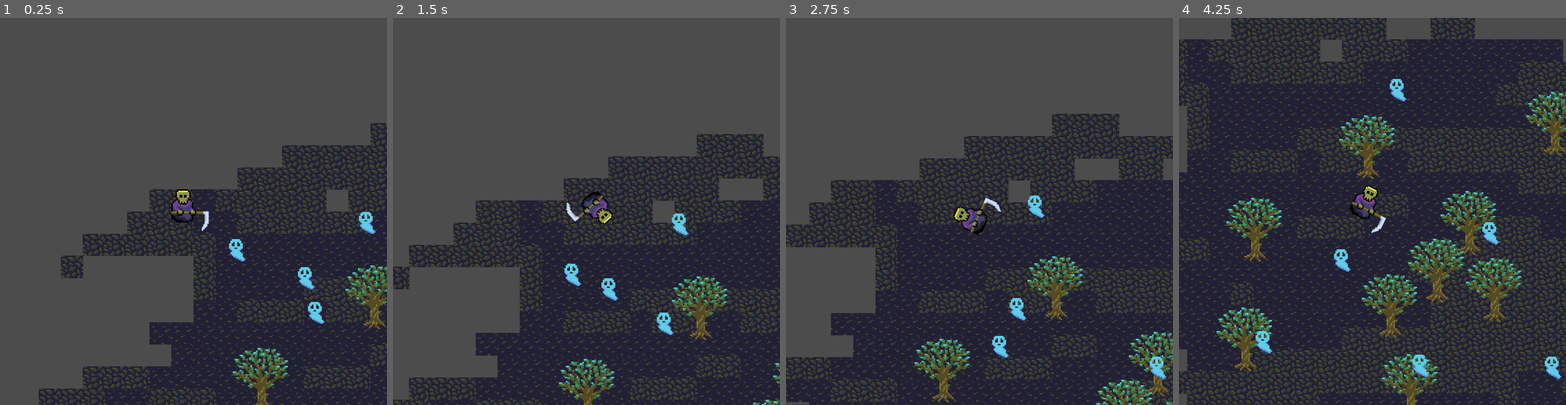
Above: before the commit, frames 1-4 (left to right).
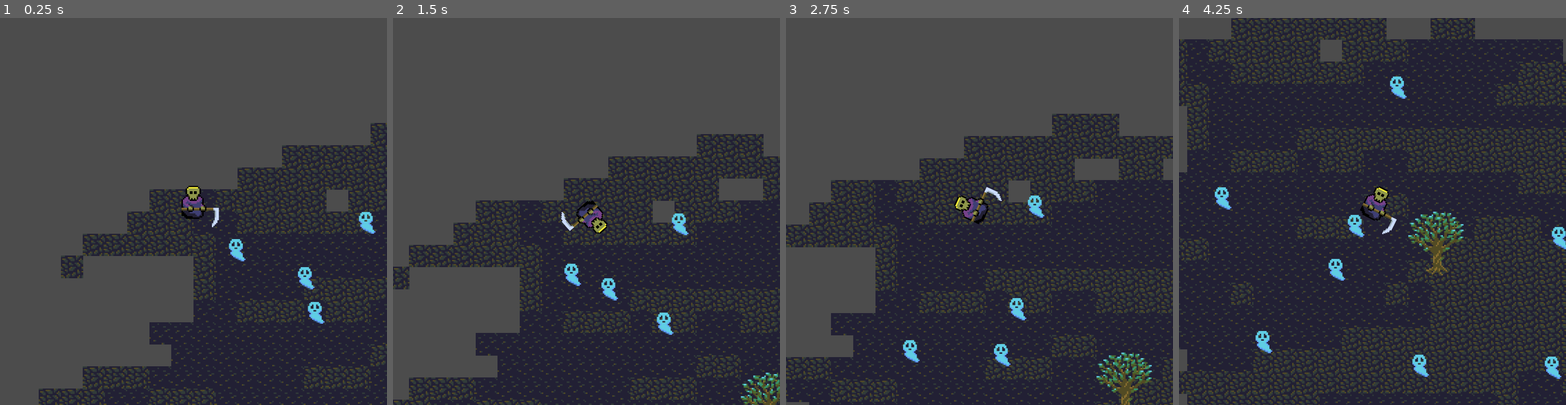
Above: after the commit, the same moments.

Repository: Tinsuit/GrimHarvester
Game: Godot game, scene res://Forest.tscn
The game is run twice, just before and just after one commit, with the same random seed, the same clock (stepped at 60 frames per second) and the same inputs.
Inputs (mouse positions are in pixels of both pictures, inside the frame that each line leads up to):
- Up to frame 1 (0.25 s): no input
- Up to frame 2 (1.5 s): move the mouse to (671, 192) at 0.52 s; click (671, 192) at 0.67 s; drag from (509, 230) to (601, 296) at 1.27 s
- Up to frame 3 (2.75 s): move the mouse to (1018, 126) at 2.02 s; click (1018, 126) at 2.17 s
- Up to frame 4 (4.25 s): drag from (1353, 288) to (1391, 346) at 2.77 s; move the mouse to (1488, 269) at 3.52 s; click (1488, 269) at 3.67 s

The runs differ from the first frame. In frame 1, 2.4% of the frame differs, in the area x 44-100%, y 43-100%; in frame 2, 2.9%; in frame 3, 4.8%; in frame 4, 10%, in the area x 9-100%, y 15-100%.

Commit message:
tree ysort

Diff:
--- a/project/Forest.tscn
+++ b/project/Forest.tscn
@@ -66,7 +66,7 @@
 height = 24.0
 
 [sub_resource type="RectangleShape2D" id=2]
-extents = Vector2( 8.5, 4.5 )
+extents = Vector2( 19.5, 9 )
 
 [node name="Forest" type="Node2D"]
 script = ExtResource( 3 )
@@ -78,20 +78,21 @@
 format = 1
 tile_data = PoolIntArray( -262136, 1, 0, -262135, 1, 0, -262134, 1, 0, -196604, 1, 0, -196603, 1, 0, -196602, 1, 0, -19 …(9735 unchanged characters)…
 
-[node name="PlayerGrim" type="KinematicBody2D" parent="."]
+[node name="Trees" type="YSort" parent="."]
+
+[node name="PlayerGrim" type="KinematicBody2D" parent="Trees"]
 script = ExtResource( 1 )
 
-[node name="AnimatedSprite" type="AnimatedSprite" parent="PlayerGrim"]
+[node name="AnimatedSprite" type="AnimatedSprite" parent="Trees/PlayerGrim"]
+position = Vector2( 22, -8 )
 frames = SubResource( 8 )
 
-[node name="CollisionShape2D" type="CollisionShape2D" parent="PlayerGrim"]
-position = Vector2( -22, -12 )
+[node name="CollisionShape2D" type="CollisionShape2D" parent="Trees/PlayerGrim"]
+position = Vector2( 0, -20 )
 shape = SubResource( 4 )
 
-[node name="Camera2D" type="Camera2D" parent="PlayerGrim"]
+[node name="Camera2D" type="Camera2D" parent="Trees/PlayerGrim"]
 current = true
-
-[node name="Trees" type="Node2D" parent="."]
 
 [node name="Tree" type="StaticBody2D" parent="Trees"]
 position = Vector2( 543, 454 )
@@ -100,205 +101,10 @@
 }
 
 [node name="CollisionShape2D" type="CollisionShape2D" parent="Trees/Tree"]
-position = Vector2( 0.5, 19.5 )
 shape = SubResource( 2 )
 
-[node name="Sprite" type="Sprite" parent="Trees/Tree"]
-texture = ExtResource( 6 )
-
-[node name="Tree2" type="StaticBody2D" parent="Trees"]
-position = Vector2( 543, 454 )
-__meta__ = {
-"_edit_group_": true
-}
-
-[node name="CollisionShape2D" type="CollisionShape2D" parent="Trees/Tree2"]
-position = Vector2( 0.5, 19.5 )
-shape = SubResource( 2 )
-
-[node name="Sprite" type="Sprite" parent="Trees/Tree2"]
-texture = ExtResource( 6 )
-
-[node name="Tree3" type="StaticBody2D" parent="Trees"]
-position = Vector2( 969, 776 )
-__meta__ = {
-"_edit_group_": true
-}
-
-[node name="CollisionShape2D" type="CollisionShape2D" parent="Trees/Tree3"]
-position = Vector2( 0.5, 19.5 )
-shape = SubResource( 2 )
-
-[node name="Sprite" type="Sprite" parent="Trees/Tree3"]
-texture = ExtResource( 6 )
-
-[node name="Tree4" type="StaticBody2D" parent="Trees"]
-position = Vector2( 668, 496 )
-__meta__ = {
-"_edit_group_": true
-}
-
-[node name="CollisionShape2D" type="CollisionShape2D" parent="Trees/Tree4"]
-position = Vector2( 0.5, 19.5 )
-shape = SubResource( 2 )
-
-[node name="Sprite" type="Sprite" parent="Trees/Tree4"]
-texture = ExtResource( 6 )
-
-[node name="Tree5" type="StaticBody2D" parent="Trees"]
-position = Vector2( 613, 350 )
-__meta__ = {
-"_edit_group_": true
-}
-
-[node name="CollisionShape2D" type="CollisionShape2D" parent="Trees/Tree5"]
-position = Vector2( 0.5, 19.5 )
-shape = SubResource( 2 )
-
-[node name="Sprite" type="Sprite" parent="Trees/Tree5"]
-texture = ExtResource( 6 )
-
-[node name="Tree6" type="StaticBody2D" parent="Trees"]
-position = Vector2( 442, 531 )
-__meta__ = {
-"_edit_group_": true
-}
-
-[node name="CollisionShape2D" type="CollisionShape2D" parent="Trees/Tree6"]
-position = Vector2( 0.5, 19.5 )
-shape = SubResource( 2 )
-
-[node name="Sprite" type="Sprite" parent="Trees/Tree6"]
-texture = ExtResource( 6 )
-
-[node name="Tree7" type="StaticBody2D" parent="Trees"]
-position = Vector2( 1358, 613 )
-__meta__ = {
-"_edit_group_": true
-}
-
-[node name="CollisionShape2D" type="CollisionShape2D" parent="Trees/Tree7"]
-position = Vector2( 0.5, 19.5 )
-shape = SubResource( 2 )
-
-[node name="Sprite" type="Sprite" parent="Trees/Tree7"]
-texture = ExtResource( 6 )
-
-[node name="Tree8" type="StaticBody2D" parent="Trees"]
-position = Vector2( 1248, 61 )
-__meta__ = {
-"_edit_group_": true
-}
-
-[node name="CollisionShape2D" type="CollisionShape2D" parent="Trees/Tree8"]
-position = Vector2( 0.5, 19.5 )
-shape = SubResource( 2 )
-
-[node name="Sprite" type="Sprite" parent="Trees/Tree8"]
-texture = ExtResource( 6 )
-
-[node name="Tree9" type="StaticBody2D" parent="Trees"]
-position = Vector2( 1066, 333 )
-__meta__ = {
-"_edit_group_": true
-}
-
-[node name="CollisionShape2D" type="CollisionShape2D" parent="Trees/Tree9"]
-position = Vector2( 0.5, 19.5 )
-shape = SubResource( 2 )
-
-[node name="Sprite" type="Sprite" parent="Trees/Tree9"]
-texture = ExtResource( 6 )
-
-[node name="Tree10" type="StaticBody2D" parent="Trees"]
-position = Vector2( 799, 135 )
-__meta__ = {
-"_edit_group_": true
-}
-
-[node name="CollisionShape2D" type="CollisionShape2D" parent="Trees/Tree10"]
-position = Vector2( 0.5, 19.5 )
-shape = SubResource( 2 )
-
-[node name="Sprite" type="Sprite" parent="Trees/Tree10"]
-texture = ExtResource( 6 )
-
-[node name="Tree11" type="StaticBody2D" parent="Trees"]
-position = Vector2( 127, 603 )
-__meta__ = {
-"_edit_group_": true
-}
-
-[node name="CollisionShape2D" type="CollisionShape2D" parent="Trees/Tree11"]
-position = Vector2( 0.5, 19.5 )
-shape = SubResource( 2 )
-
-[node name="Sprite" type="Sprite" parent="Trees/Tree11"]
-texture = ExtResource( 6 )
-
-[node name="Tree12" type="StaticBody2D" parent="Trees"]
-position = Vector2( 127, 603 )
-__meta__ = {
-"_edit_group_": true
-}
-
-[node name="CollisionShape2D" type="CollisionShape2D" parent="Trees/Tree12"]
-position = Vector2( 0.5, 19.5 )
-shape = SubResource( 2 )
-
-[node name="Sprite" type="Sprite" parent="Trees/Tree12"]
-texture = ExtResource( 6 )
-
-[node name="Tree13" type="StaticBody2D" parent="Trees"]
-position = Vector2( 148, 365 )
-__meta__ = {
-"_edit_group_": true
-}
-
-[node name="CollisionShape2D" type="CollisionShape2D" parent="Trees/Tree13"]
-position = Vector2( 0.5, 19.5 )
-shape = SubResource( 2 )
-
-[node name="Sprite" type="Sprite" parent="Trees/Tree13"]
-texture = ExtResource( 6 )
-
-[node name="Tree14" type="StaticBody2D" parent="Trees"]
-position = Vector2( 486, 704 )
-__meta__ = {
-"_edit_group_": true
-}
-
-[node name="CollisionShape2D" type="CollisionShape2D" parent="Trees/Tree14"]
-position = Vector2( 0.5, 19.5 )
-shape = SubResource( 2 )
-
-[node name="Sprite" type="Sprite" parent="Trees/Tree14"]
-texture = ExtResource( 6 )
-
-[node name="Tree15" type="StaticBody2D" parent="Trees"]
-position = Vector2( 1236, 301 )
-__meta__ = {
-"_edit_group_": true
-}
-
-[node name="CollisionShape2D" type="CollisionShape2D" parent="Trees/Tree15"]
-position = Vector2( 0.5, 19.5 )
-shape = SubResource( 2 )
-
-[node name="Sprite" type="Sprite" parent="Trees/Tree15"]
-texture = ExtResource( 6 )
-
-[node name="Tree16" type="StaticBody2D" parent="Trees"]
-position = Vector2( 393, 186 )
-__meta__ = {
-"_edit_group_": true
-}
-
-[node name="CollisionShape2D" type="CollisionShape2D" parent="Trees/Tree16"]
-position = Vector2( 0.5, 19.5 )
-shape = SubResource( 2 )
-
-[node name="Sprite" type="Sprite" parent="Trees/Tree16"]
+[node name="Top" type="Sprite" parent="Trees/Tree"]
+position = Vector2( 0, -59 )
 texture = ExtResource( 6 )
 
 [node name="Spirits" type="Node2D" parent="."]
@@ -313,7 +119,7 @@
 position = Vector2( 254, 978 )
 
 [node name="Spirit4" parent="Spirits" instance=ExtResource( 2 )]
-position = Vector2( 590, 362 )
+position = Vector2( 736, 327 )
 
 [node name="Spirit5" parent="Spirits" instance=ExtResource( 2 )]
 position = Vector2( 179, 571 )
--- a/project/project.godot
+++ b/project/project.godot
@@ -25,6 +25,7 @@
 [gui]
 
 common/drop_mouse_on_gui_input_disabled=true
+theme/custom="res://resources/main.tres"
 
 [input]
 
--- /dev/null
+++ b/project/resources/main.tres
@@ -0,0 +1,10 @@
+[gd_resource type="Theme" load_steps=3 format=2]
+
+[ext_resource path="res://resources/Tiny2.ttf" type="DynamicFontData" id=1]
+
+[sub_resource type="DynamicFont" id=1]
+font_data = ExtResource( 1 )
+
+[resource]
+default_font = SubResource( 1 )
+Fonts/fonts/normal = SubResource( 1 )
--- a/project/scripts/Forest.gd
+++ b/project/scripts/Forest.gd
@@ -12,14 +12,15 @@
 #	pass
 
 func _on_Spirit_grim_entered():
-	if $PlayerGrim.running == true:
+	if $Trees/PlayerGrim.running == true:
 		pass
 
 
 func _on_Spirit_grim_neared(spirit):
-	if $PlayerGrim.running == true:
-		spirit.run_away($PlayerGrim.position)
+	if $Trees/PlayerGrim.running == true:
+		spirit.run_away($Trees/PlayerGrim.position)
 
 
 func _on_Spirit_grim_touched(spirit):
 	spirit.queue_free()
+	$Trees/PlayerGrim/AnimatedSprite.play()
Binary file added: project/resources/Tinier2.ttf
Binary file added: project/resources/TinierB3.ttf
Binary file added: project/resources/Tiny2.ttf
Not shown, added: project/textures/treetop3x.png.import
Not shown, added: project/textures/treetrunk3x.png.import
Not shown, changed: index.html
Not shown, changed: index.pck
